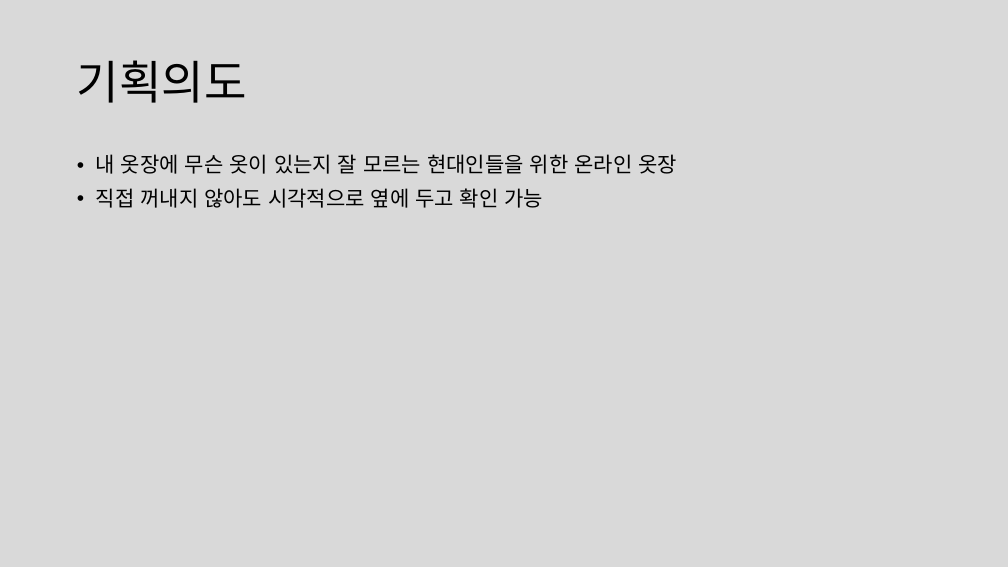
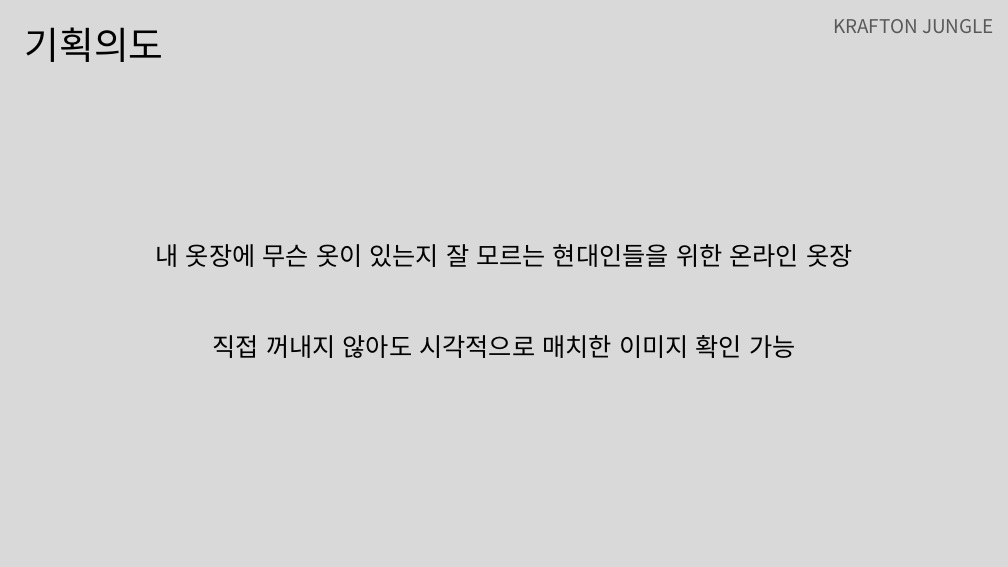
Before and after one commit to hyunsik96/00_OOTD, a slide deck: slide 2 of 기획/OOTD.pptx. Drawn at 1008x567 pixels with LibreOffice and Linux fonts; fonts in the diff are those of the drawing. Boxes give left, top, right and bottom in pixels: in the first picture for what was removed or moved away, otherwise in the second. Text is boxed around its words. In the diff, an @@ line names an element or a change of style, - is before the commit and + after.

```diff
--- a/기획/OOTD.pptx
+++ b/기획/OOTD.pptx
@@ title "기획의도": place and size @@
-title "기획의도" at (77,60,247,103)
+title "기획의도" at (25,27,164,62)
@@ title "기획의도" at (25,27,164,62): size 44 to 36 pt @@
@@ text added at (833,19,994,33), 18 pt, text #595959 @@
+KRAFTON JUNGLE
@@ text at (96,188,544,208): paragraph removed @@
-• 직접 꺼내지 않아도 시각적으로 옆에 두고 확인 가능
@@ text "내 옷장에 무슨 옷이 있는지 ...": place and size @@
-text "내 옷장에 무슨 옷이 있는지 ..." at (96,154,677,208)
+text "내 옷장에 무슨 옷이 있는지 ..." at (156,244,852,267)
@@ text "내 옷장에 무슨 옷이 있는지 ..." at (156,244,852,267): size 20 to 24 pt; alignment left to centre; bullet • to none @@
@@ text added at (213,335,795,358), 24 pt, text #000000 @@
+직접 꺼내지 않아도 시각적으로 매치한 이미지 확인 가능
```
Also in this commit, not shown: 3 other slides changed, 1 slide added, 2 slides removed, 1 other file.
